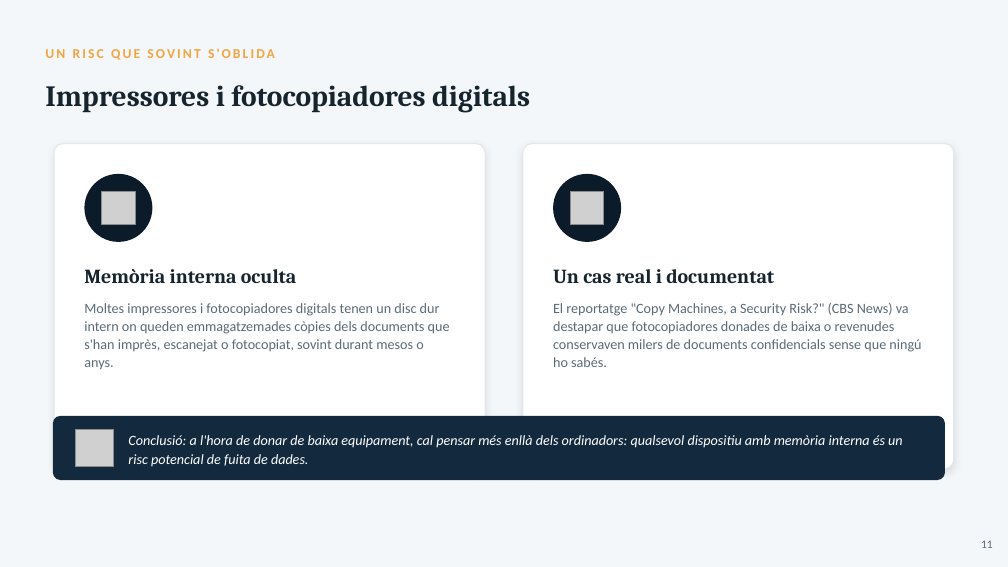
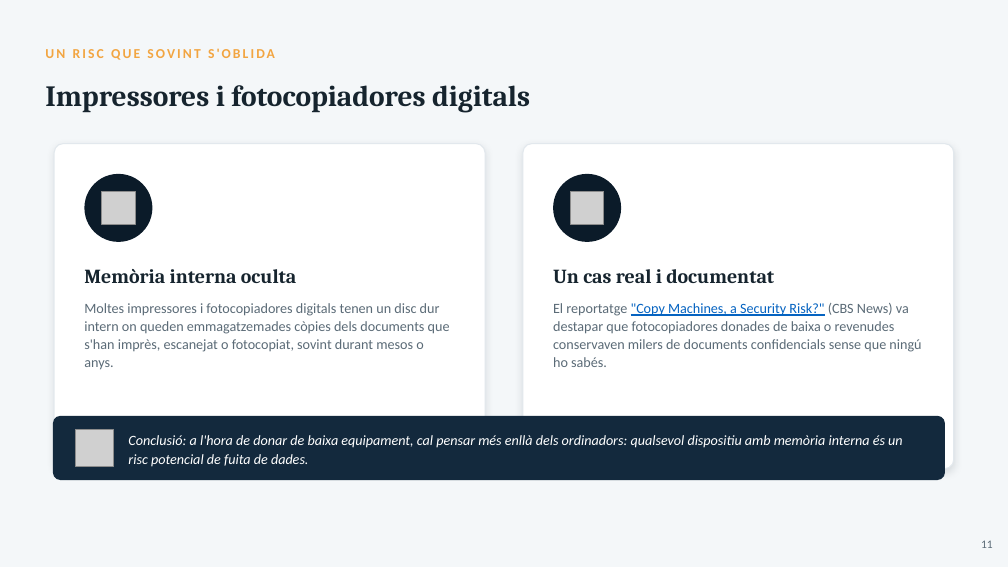
Before and after one commit to joansanchezescudero/SMX_0226_Seguretat_Informatica, a slide deck: slide 11 of RA2 - Emmagatzematge i copies de seguretat/AA1 - Protegint les dades/RA2_AA1_Protegint_les_dades.pptx. Drawn at 1008x567 pixels with LibreOffice and Linux fonts; fonts in the diff are those of the drawing; grey boxes stand for pictures. Boxes give left, top, right and bottom in pixels: in the first picture for what was removed or moved away, otherwise in the second. Text is boxed around its words. In the diff, an @@ line names an element or a change of style, - is before the commit and + after.

```diff
--- a/RA2 - Emmagatzematge i copies de seguretat/AA1 - Protegint les dades/RA2_AA1_Protegint_les_dades.pptx
+++ b/RA2 - Emmagatzematge i copies de seguretat/AA1 - Protegint les dades/RA2_AA1_Protegint_les_dades.pptx
@@ text "El reportatge "Copy Machines, a ..." at (553,303,921,367): text colour #5B6B77 to #0563C1, underline on in ""Copy Machines, a Security Risk?"" @@
```
Also in this commit, not shown: 1 other slide changed, 18 other files.
